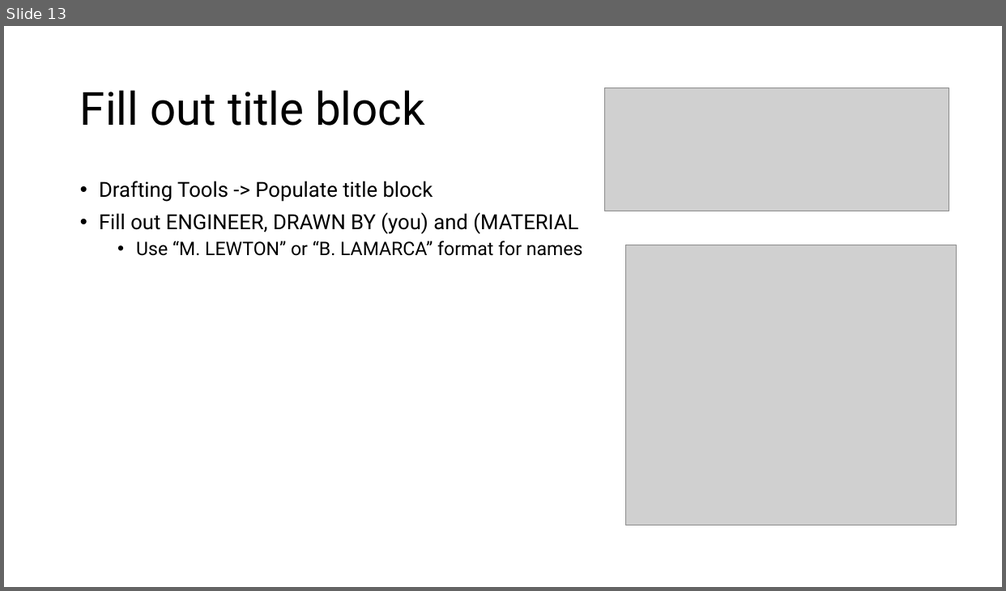
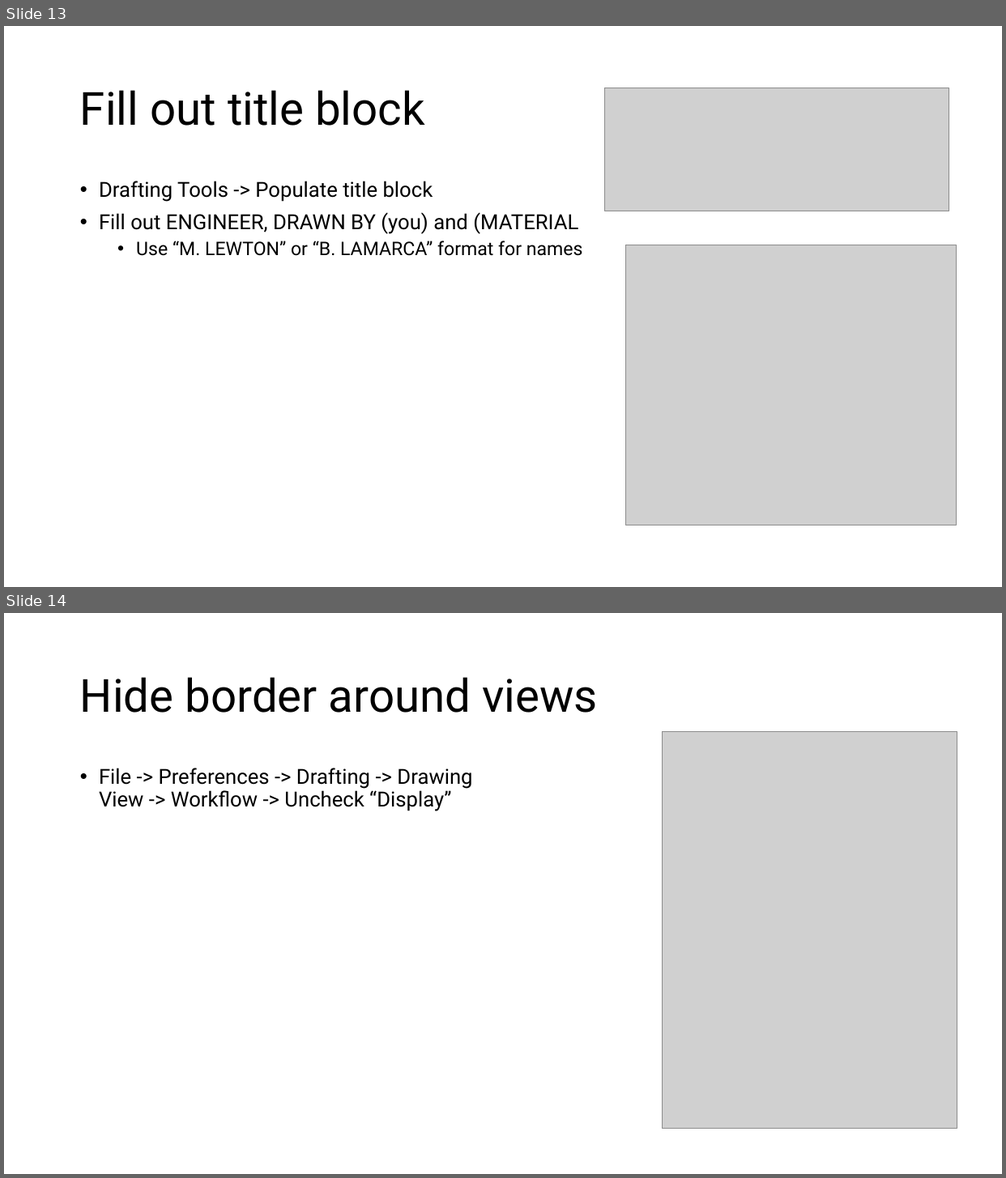
Before and after one commit to matt-lewton9/ME-463-Can-Crusher, a slide deck: So you want to Cad a part.pptx. Shown one above the other, each under a label of ours: slide 13 before the commit, slides 13 and 14 after it. The pictures are 1006x591 and 1006x1178 pixels, drawn with LibreOffice and Linux fonts; fonts in the diff are those of the drawing; grey boxes stand for pictures. Boxes give left, top, right and bottom in pixels: in the first picture for what was removed or moved away, otherwise in the second. Text is boxed around its words. In the diff, an @@ line names an element or a change of style, - is before the commit and + after.

Commit message:
start drawings

```diff
--- a/So you want to Cad a part.pptx
+++ b/So you want to Cad a part.pptx
@@ slide 14 added at <box>4,613,1002,1174</box>, background #FFFFFF @@
@@ title added at <box>80,677,598,713</box>, 44 pt, text #000000 @@
+Hide border around views
@@ picture added at <box>663,731,957,1129</box> @@
@@ text added at <box>99,768,472,811</box>, 20 pt, text #000000 @@
+• File -> Preferences -> Drafting -> Drawing View -> Workflow -> Uncheck “Display”
```
Also in this commit, not shown: 6 other files.
